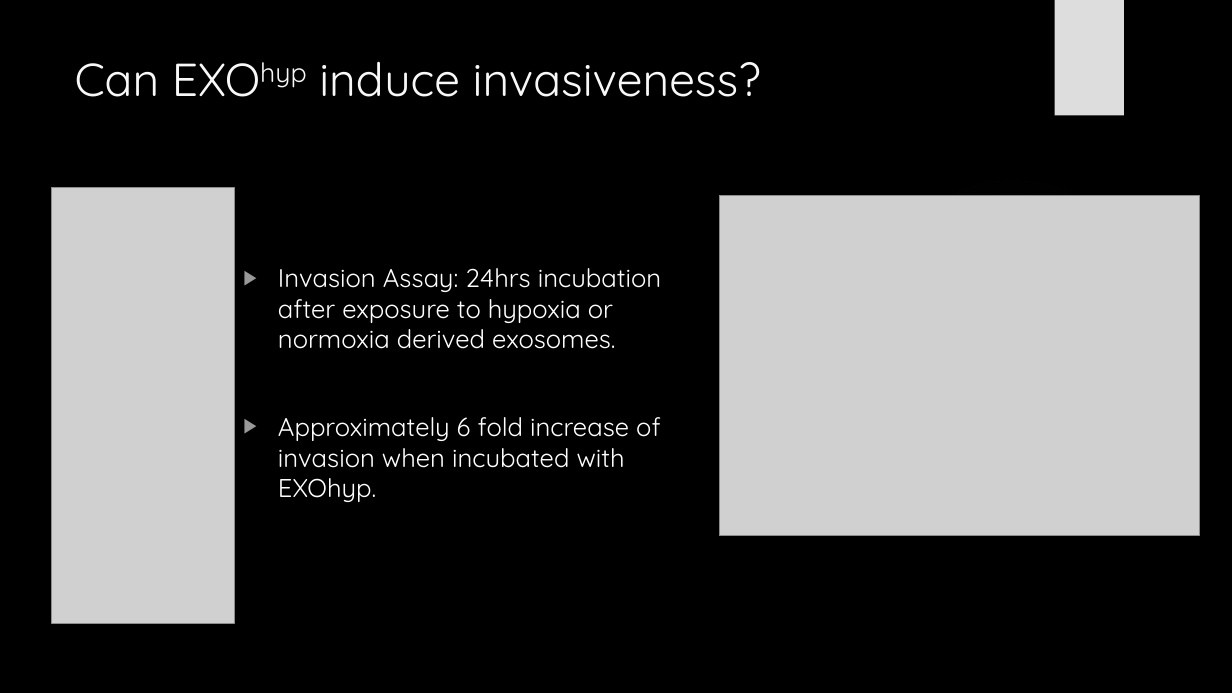
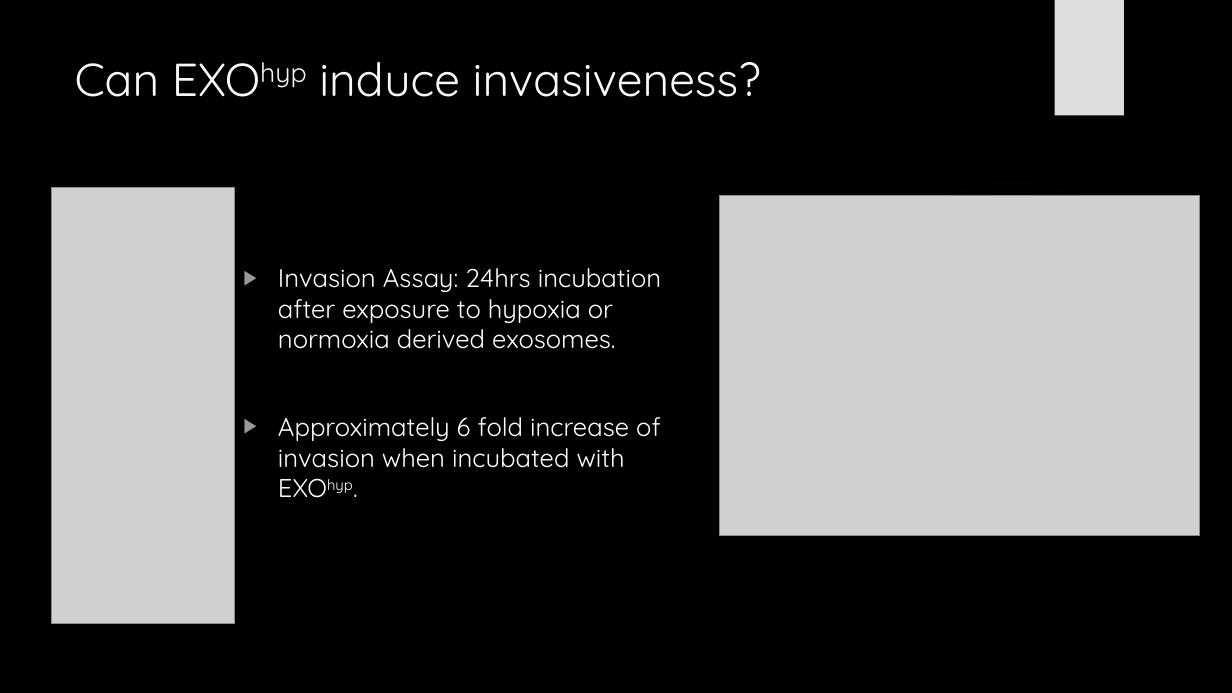
Before and after one commit to HarleyRobinson/Honours2, a slide deck: slide 7 of BackgroundInfo/JCslides.pptx (slide 8 before the commit). Drawn at 1232x693 pixels with LibreOffice and Linux fonts; fonts in the diff are those of the drawing; grey boxes stand for pictures; background and template pictures are left out. Boxes give left, top, right and bottom in pixels: in the first picture for what was removed or moved away, otherwise in the second. Text is boxed around its words. In the diff, an @@ line names an element or a change of style, - is before the commit and + after.

```diff
--- a/BackgroundInfo/JCslides.pptx
+++ b/BackgroundInfo/JCslides.pptx
@@ text at <box>278,417,660,468</box>: now superscript in "EXOhyp." @@
```
Also in this commit, not shown: 4 other slides changed, 1 slide added.
